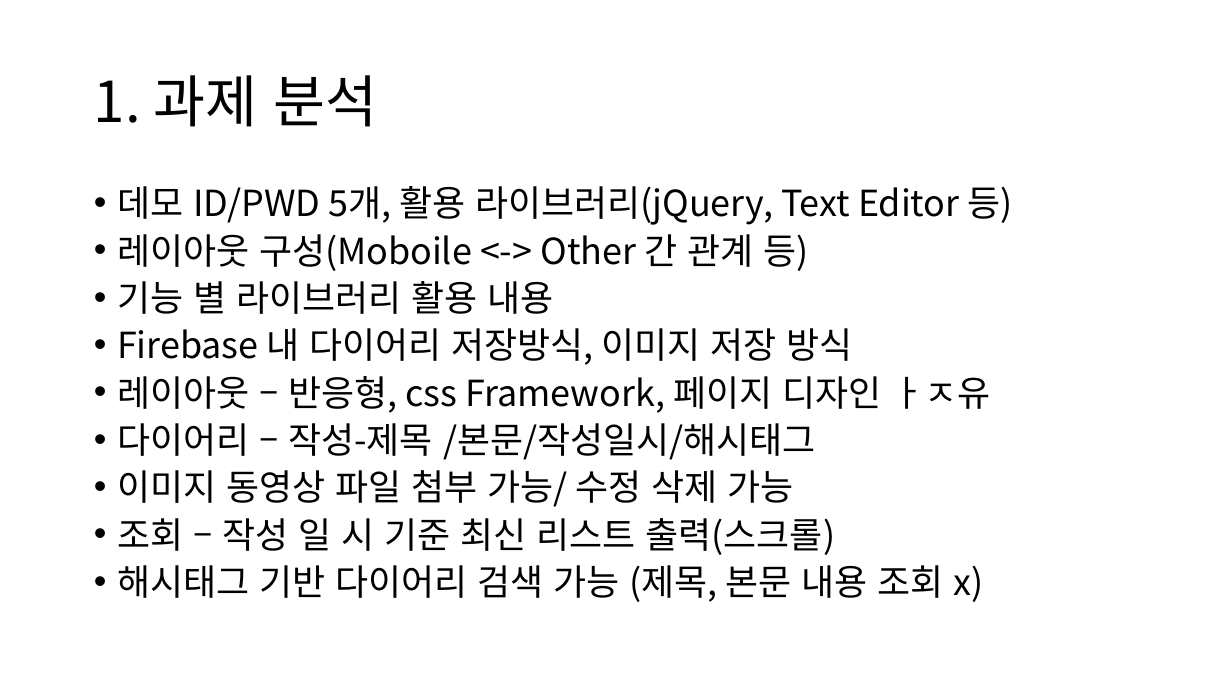
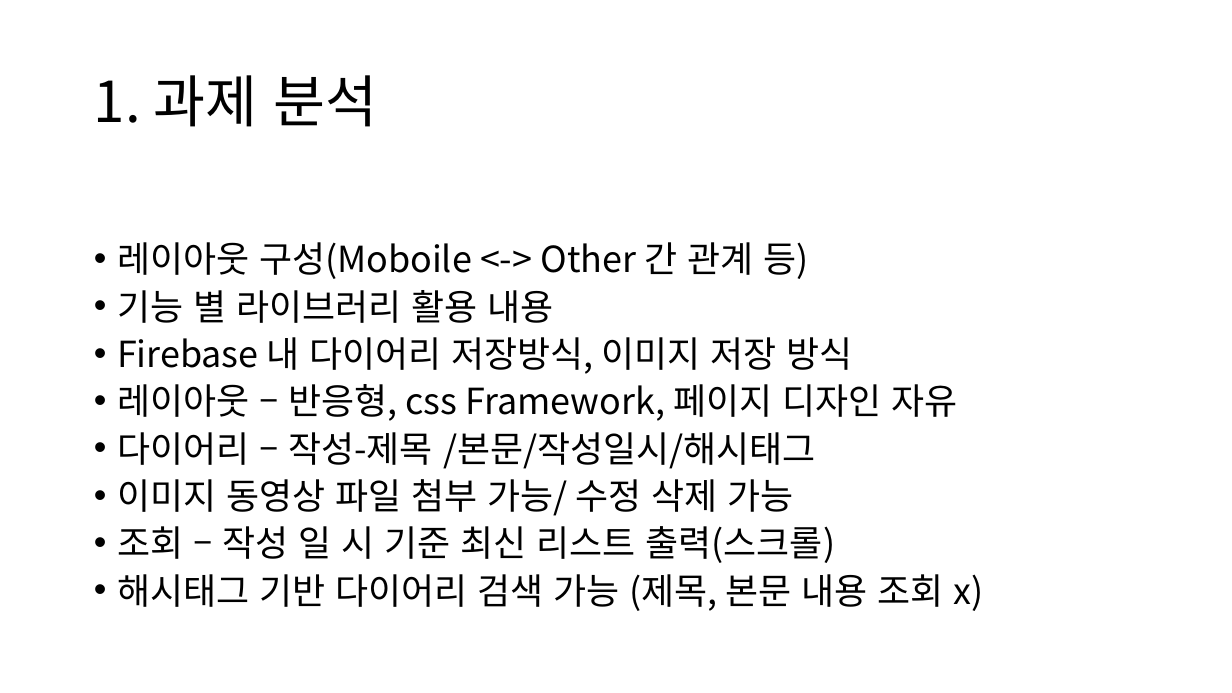
Before and after one commit to scarletbreeze/17-1_semester_webprogramming, a slide deck: slide 2 of webdiary만들기/웹프로그래밍과제.pptx. Drawn at 1232x693 pixels with LibreOffice and Linux fonts; fonts in the diff are those of the drawing. Boxes give left, top, right and bottom in pixels: in the first picture for what was removed or moved away, otherwise in the second. Text is boxed around its words. In the diff, an @@ line names an element or a change of style, - is before the commit and + after.

Commit message:
ppt

```diff
--- a/webdiary만들기/웹프로그래밍과제.pptx
+++ b/webdiary만들기/웹프로그래밍과제.pptx
@@ text at (117, 186, 1013, 225): paragraph removed @@
-• 데모 ID/PWD 5개, 활용 라이브러리(jQuery, Text Editor 등)
@@ text at (117, 384, 958, 421): text changed @@
-• 레이아웃 – 반응형, css Framework, 페이지 디자인 ㅏㅈ유
+• 레이아웃 – 반응형, css Framework, 페이지 디자인 자유
```
Also in this commit, not shown: 3 other slides changed, 5 slides added, 5 other files.
